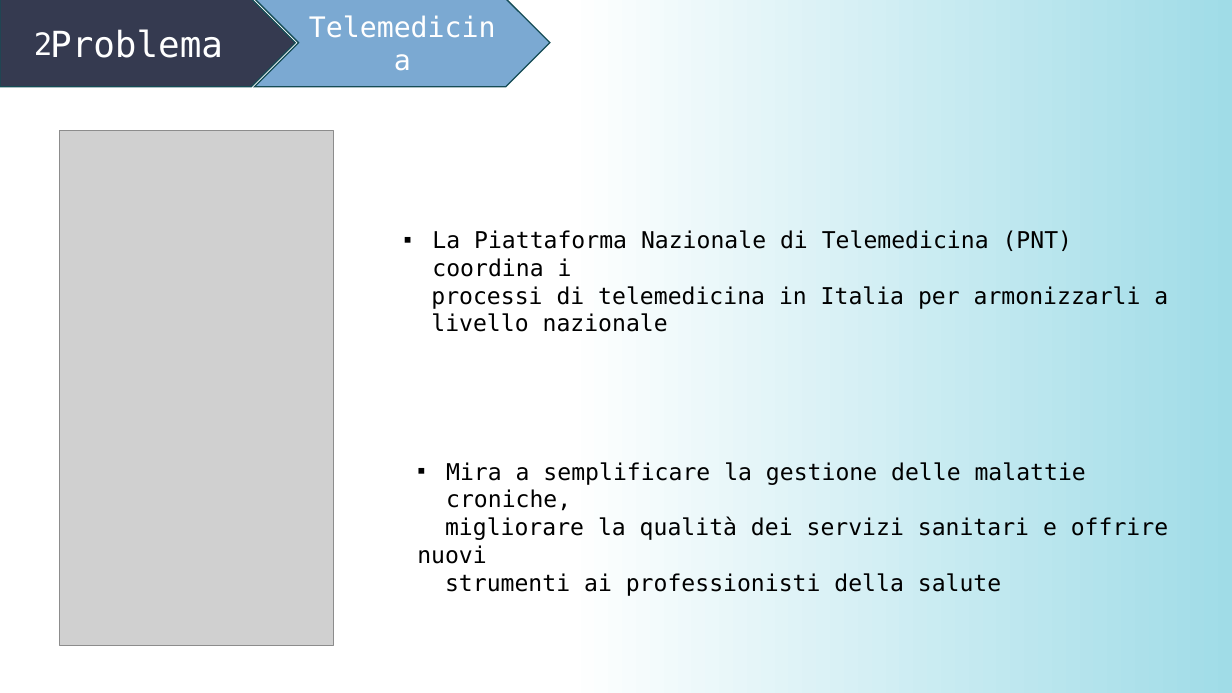
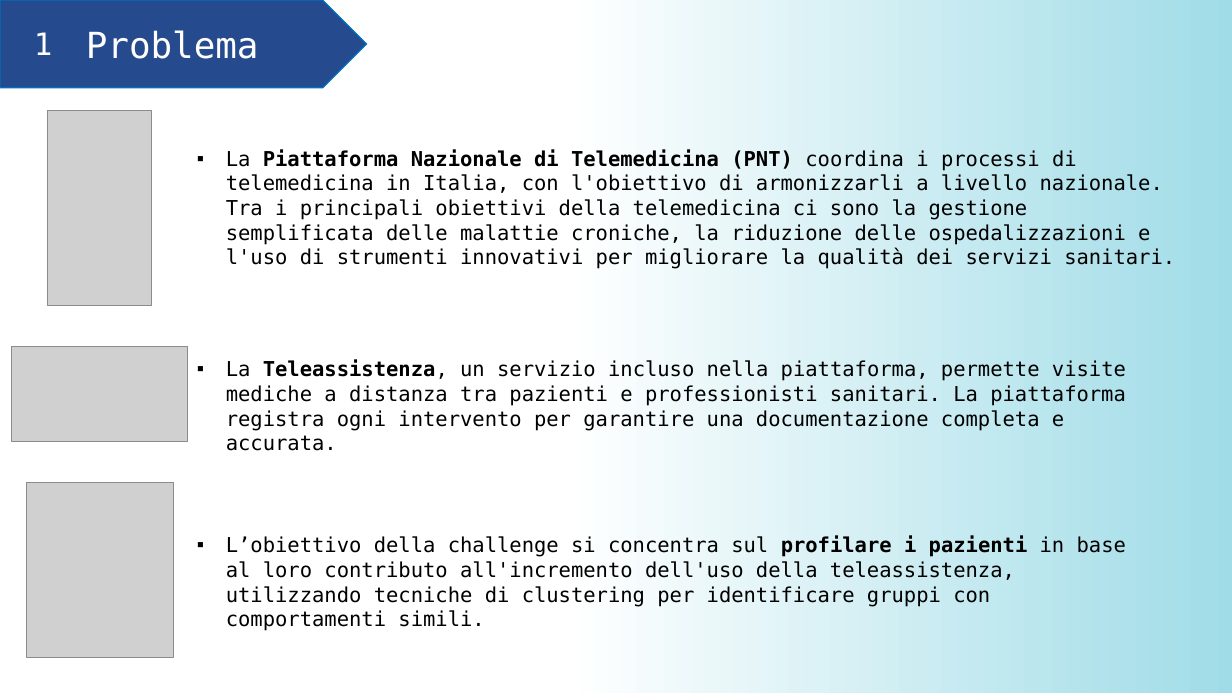
Before and after one commit to AlessiaRossi/Teleassistance-Supervised-Clustering, a slide deck: slide 2 of myLib/Presentazione_proggetto_FIA.pptx. Drawn at 1232x693 pixels with LibreOffice and Linux fonts; fonts in the diff are those of the drawing; grey boxes stand for pictures. Boxes give left, top, right and bottom in pixels: in the first picture for what was removed or moved away, otherwise in the second. Text is boxed around its words. In the diff, an @@ line names an element or a change of style, - is before the commit and + after.

```diff
--- a/myLib/Presentazione_proggetto_FIA.pptx
+++ b/myLib/Presentazione_proggetto_FIA.pptx
@@ pentagon arrow "Problema": place and size @@
-pentagon arrow "Problema" at <box>0,0,295,87</box>
+pentagon arrow "Problema" at <box>0,0,367,88</box>
@@ pentagon arrow "Problema" at <box>0,0,367,88</box>: fill #353A50 to #254A8E; outline #154C56 1 pt to #0070C0 1 pt @@
@@ chevron removed at <box>255,0,550,87</box> @@
-Telemedicina
@@ text at <box>34,32,53,55</box>: text changed @@
-2
+1
@@ picture: place and size @@
-picture at <box>59,130,334,646</box>
+picture at <box>48,111,152,306</box>
@@ text at <box>226,149,1175,269</box>: text changed; size 18 to 16 pt @@
-▪ La Piattaforma Nazionale di Telemedicina (PNT) coordina i
-processi di telemedicina in Italia per armonizzarli a
-livello nazionale
+▪ La Piattaforma Nazionale di Telemedicina (PNT) coordina i processi di telemedicina in Italia, con l'obiettivo di armonizzarli a livello nazionale. Tra i principali obiettivi della telemedicina ci sono la gestione semplificata delle malattie croniche, la riduzione delle ospedalizzazioni e l'uso di strumenti innovativi per migliorare la qualità dei servizi sanitari.
@@ picture added at <box>11,347,188,441</box> @@
@@ text at <box>226,360,1126,431</box>: text changed; size 18 to 16 pt @@
-▪ Mira a semplificare la gestione delle malattie croniche,
-migliorare la qualità dei servizi sanitari e offrire nuovi
-strumenti ai professionisti della salute
+▪ La Teleassistenza, un servizio incluso nella piattaforma, permette visite mediche a distanza tra pazienti e professionisti sanitari. La piattaforma registra ogni intervento per garantire una documentazione completa e accurata.
@@ picture added at <box>26,482,173,658</box> @@
@@ text added at <box>226,536,1126,607</box>, 16 pt, text #000000 @@
+▪ L’obiettivo della challenge si concentra sul profilare i pazienti in base al loro contributo all'incremento dell'uso della teleassistenza, utilizzando tecniche di clustering per identificare gruppi con comportamenti simili.
```
Also in this commit, not shown: 15 other slides changed, 1 slide added, 2 slides removed, 3 other files.
